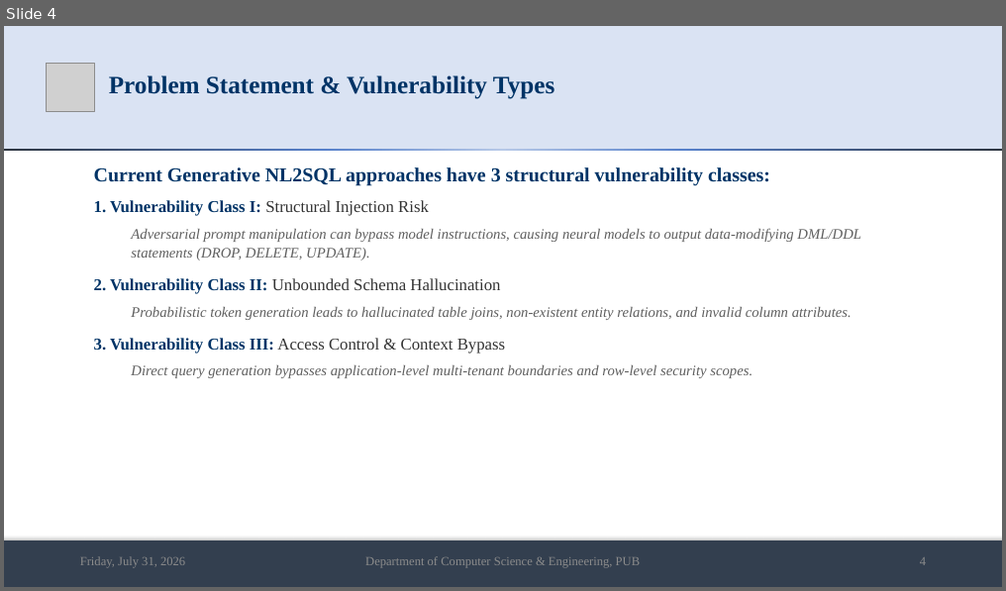
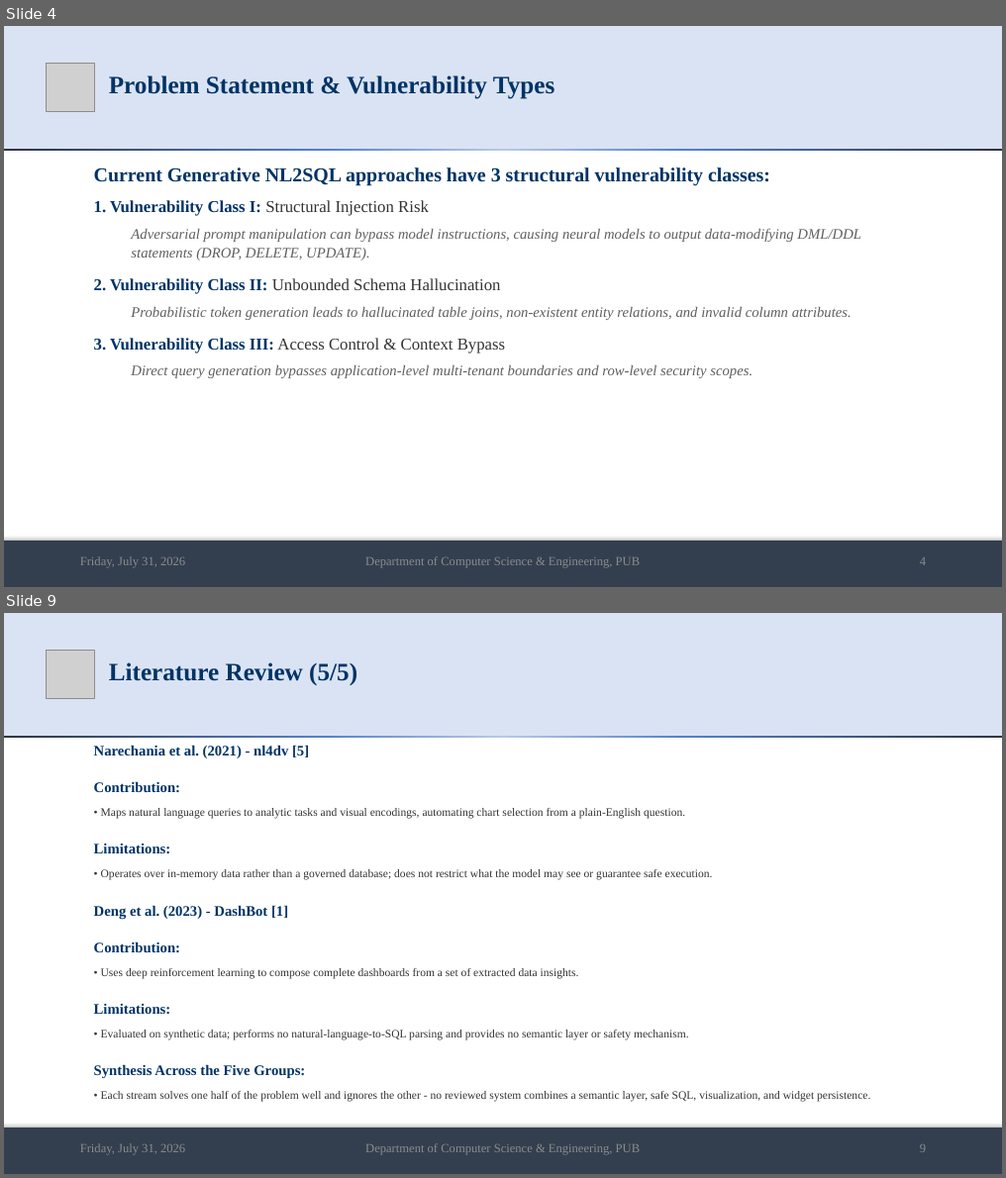
Before and after one commit to md-riaz/AEGIS-Research, a slide deck: docs/scripts/Md_Riaz_Mid_Defense_Final_0322310105101024.pptx. Shown one above the other, each under a label of ours: slide 4 before the commit, slides 4 and 9 after it; the slides between them are not shown. The pictures are 1006x591 and 1006x1178 pixels, drawn with LibreOffice and Linux fonts; fonts in the diff are those of the drawing; grey boxes stand for pictures. Boxes give left, top, right and bottom in pixels: in the first picture for what was removed or moved away, otherwise in the second. Text is boxed around its words. In the diff, an @@ line names an element or a change of style, - is before the commit and + after.

```diff
--- a/docs/scripts/Md_Riaz_Mid_Defense_Final_0322310105101024.pptx
+++ b/docs/scripts/Md_Riaz_Mid_Defense_Final_0322310105101024.pptx
@@ slide 9 added at [4,613,1002,1174], background #FFFFFF @@
@@ rectangle added at [4,613,1002,736], fill #DAE3F3 @@
@@ picture added at [46,651,94,698] @@
@@ title added at [109,663,357,685], 24 pt, text #003366, bold @@
+Literature Review (5/5)
@@ rectangle added at [4,736,1002,738], fill gradient #B4C7E7 to #4D79C7 to #222A35 @@
@@ text added at [94,745,870,1102], 11 pt, text #333333 @@
+Narechania et al. (2021) - nl4dv [5]
+Contribution:
+• Maps natural language queries to analytic tasks and visual encodings, automating chart selection from a plain-English question.
+Limitations:
+• Operates over in-memory data rather than a governed database; does not restrict what the model may see or guarantee safe execution.
+Deng et al. (2023) - DashBot [1]
+Contribution:
+• Uses deep reinforcement learning to compose complete dashboards from a set of extracted data insights.
+Limitations:
+• Evaluated on synthetic data; performs no natural-language-to-SQL parsing and provides no semantic layer or safety mechanism.
+Synthesis Across the Five Groups:
+• Each stream solves one half of the problem well and ignores the other - no reviewed system combines a semantic layer, safe SQL, visualization, and widget persistence.
@@ rectangle added at [4,1128,1002,1174], fill #333F50 @@
@@ text added at [80,1144,185,1156], 12 pt, text #8C8C8C @@
+Friday, July 31, 2026
@@ text added at [365,1144,640,1156], 12 pt, text #8C8C8C @@
+Department of Computer Science & Engineering, PUB
@@ text added at [920,1145,926,1153], 12 pt, text #8C8C8C @@
+9
```
Also in this commit, not shown: 20 slides changed, 4 other slides added, 2 other files.
